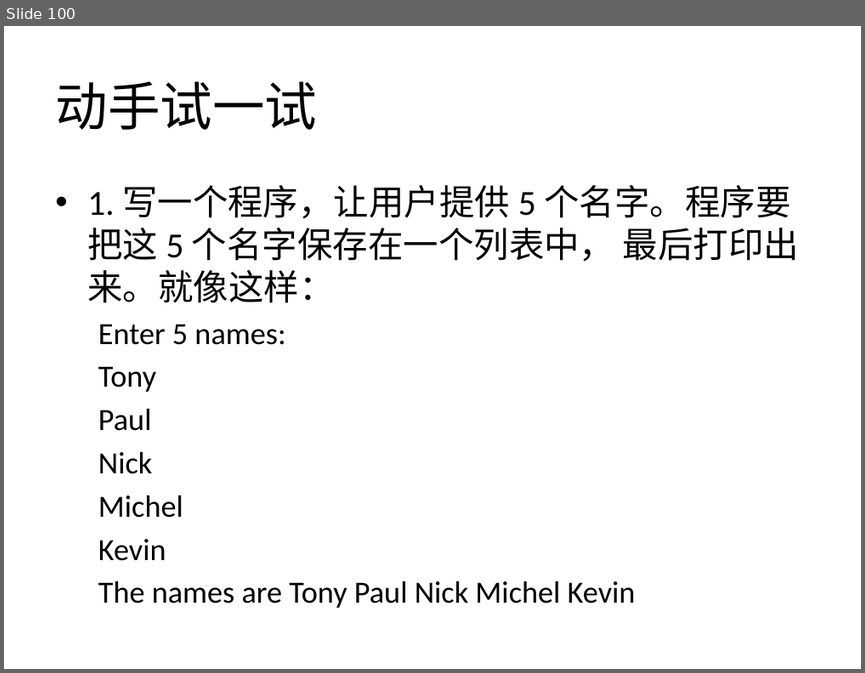
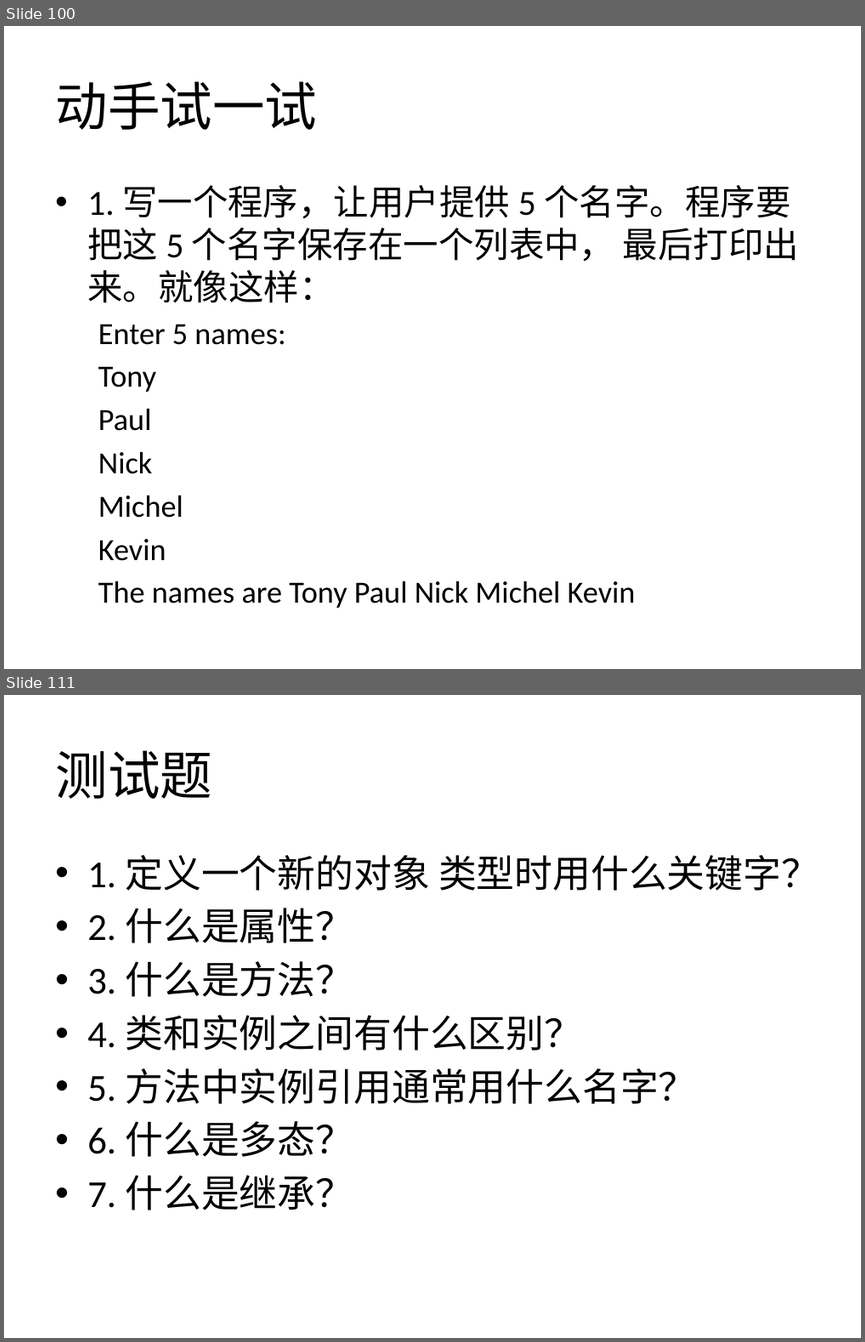
Before and after one commit to zhinan18/Python3, a slide deck: readme/Python3.pptx. Shown one above the other, each under a label of ours: slide 100 before the commit, slides 100 and 111 after it; the slides between them are not shown. The pictures are 865x673 and 865x1342 pixels, drawn with LibreOffice and Linux fonts; fonts in the diff are those of the drawing. Boxes give left, top, right and bottom in pixels: in the first picture for what was removed or moved away, otherwise in the second. Text is boxed around its words. In the diff, an @@ line names an element or a change of style, - is before the commit and + after.

```diff
--- a/readme/Python3.pptx
+++ b/readme/Python3.pptx
@@ slide 111 added at <box>4,695,861,1338</box>, background #FFFFFF @@
@@ title added at <box>55,750,212,799</box>, 44 pt, text #000000 @@
+测试题
@@ text added at <box>87,855,819,1210</box>, 32 pt, text #000000 @@
+• 1. 定义一个新的对象 类型时用什么关键字？
+• 2. 什么是属性？
+• 3. 什么是方法？
+• 4. 类和实例之间有什么区别？
+• 5. 方法中实例引用通常用什么名字？
+• 6. 什么是多态？
+• 7. 什么是继承？
```
Also in this commit, not shown: 21 other slides added, 12 other files.
